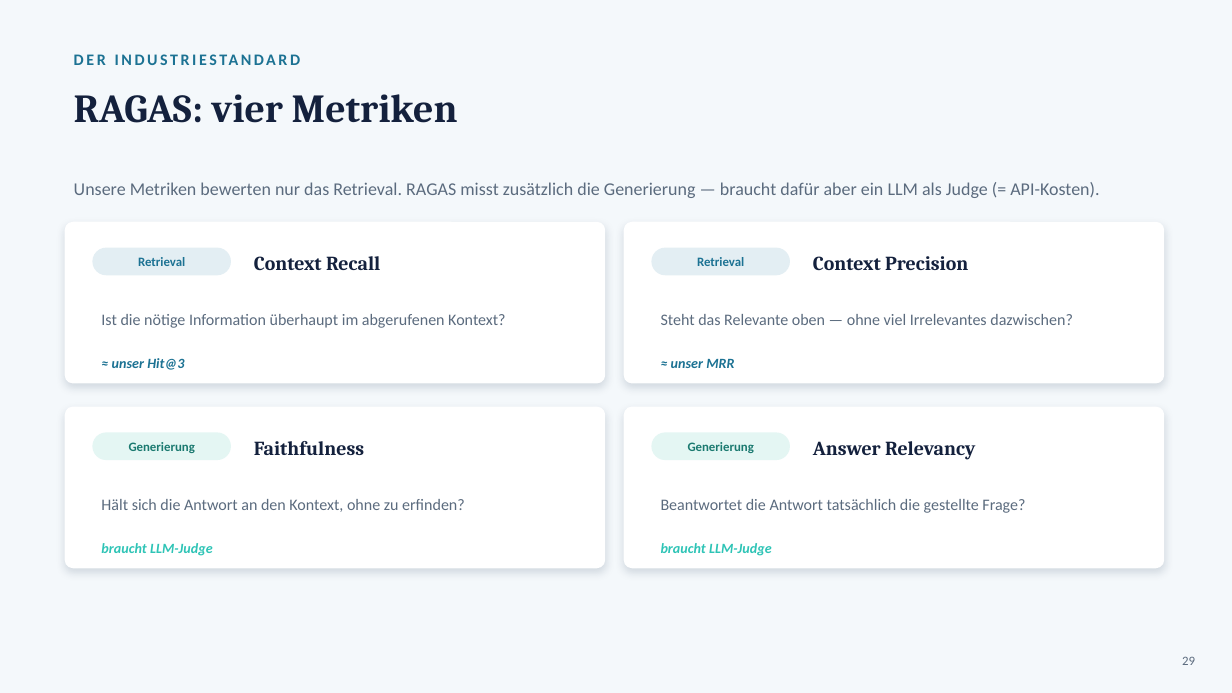
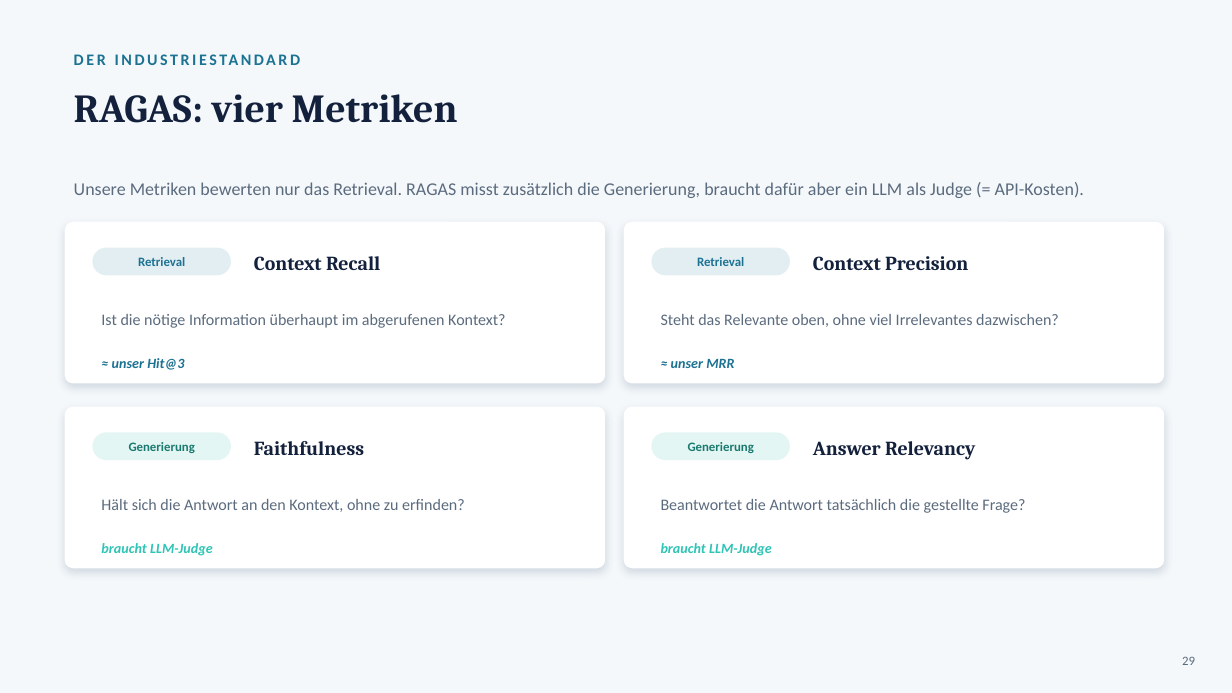
Before and after one commit to JBderLeuchtturm/nordlicht-workshop, a slide deck: slide 29 of RAG_Advanced_Folien.pptx. Drawn at 1232x693 pixels with LibreOffice and Linux fonts; fonts in the diff are those of the drawing. Boxes give left, top, right and bottom in pixels: in the first picture for what was removed or moved away, otherwise in the second. Text is boxed around its words. In the diff, an @@ line names an element or a change of style, - is before the commit and + after.

```diff
--- a/RAG_Advanced_Folien.pptx
+++ b/RAG_Advanced_Folien.pptx
@@ text at <box>74,182,1084,198</box>: text changed @@
-Unsere Metriken bewerten nur das Retrieval. RAGAS misst zusätzlich die Generierung — braucht dafür aber ein LLM als Judge (= API-Kosten).
+Unsere Metriken bewerten nur das Retrieval. RAGAS misst zusätzlich die Generierung, braucht dafür aber ein LLM als Judge (= API-Kosten).
@@ text at <box>661,314,1059,327</box>: text changed @@
-Steht das Relevante oben — ohne viel Irrelevantes dazwischen?
+Steht das Relevante oben, ohne viel Irrelevantes dazwischen?
```
Also in this commit, not shown: 29 other slides changed, 1 slide removed.
